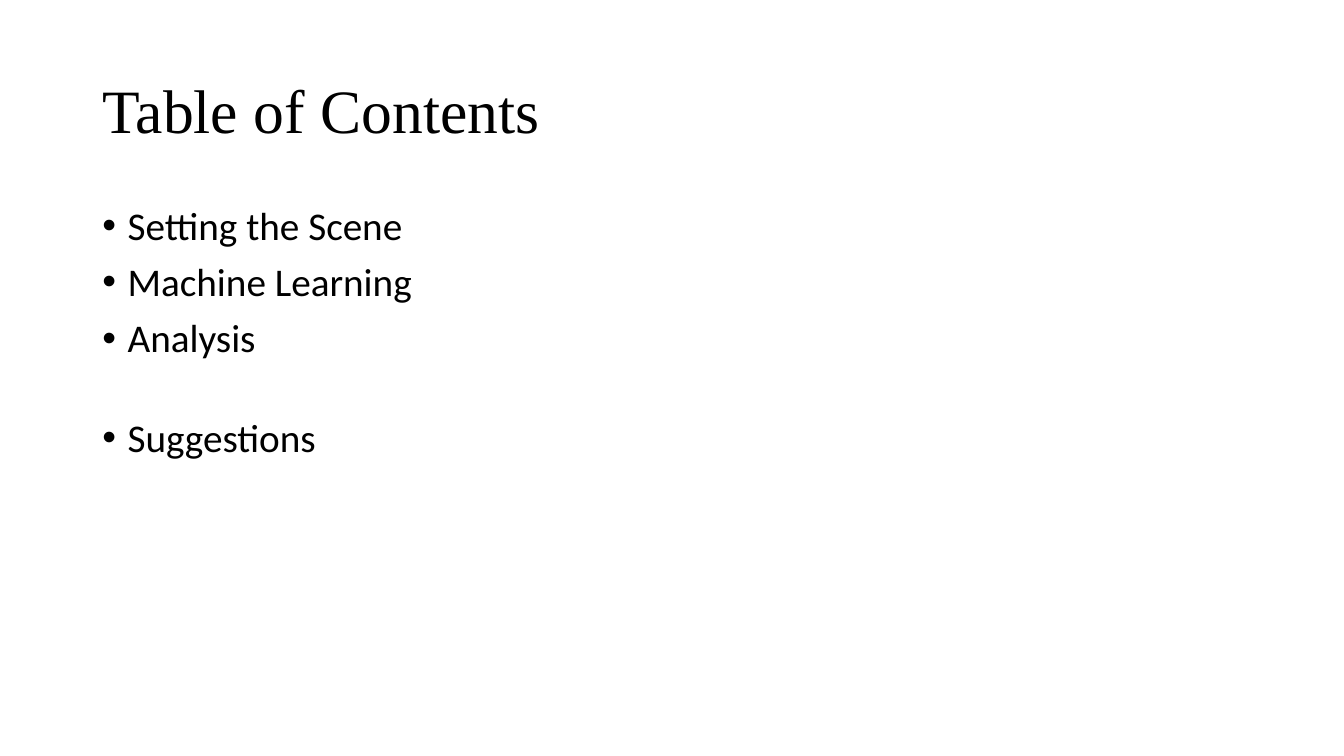
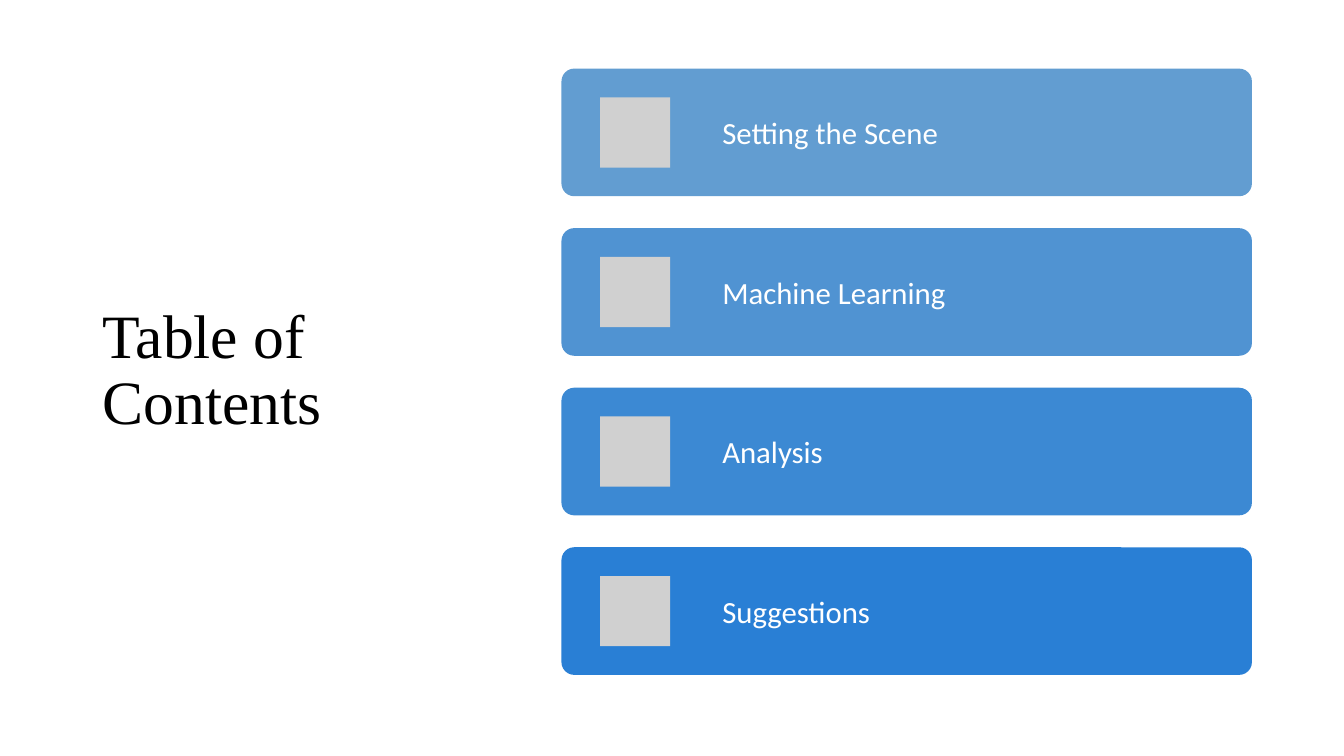
Before and after one commit to Natedogg373/CarMax_Analytics, a slide deck: slide 2 of CarMax Analytics Showcase.pptx. Drawn at 1344x756 pixels with LibreOffice and Linux fonts; fonts in the diff are those of the drawing; grey boxes stand for pictures. Boxes give left, top, right and bottom in pixels: in the first picture for what was removed or moved away, otherwise in the second. Text is boxed around its words. In the diff, an @@ line names an element or a change of style, - is before the commit and + after.

```diff
--- a/CarMax Analytics Showcase.pptx
+++ b/CarMax Analytics Showcase.pptx
@@ title "Table of Contents" rewrapped from [102, 89, 539, 134] to [102, 314, 321, 425] @@
@@ text removed at [128, 212, 412, 459] @@
-• Setting the Scene
-• Machine Learning
-• Analysis
-• Suggestions
@@ group added at [562, 69, 1252, 676]: 4 rounded rectangles, 4 pictures, 4 texts @@
+Setting the Scene
+Machine Learning
+Analysis
+Suggestions
```
Also in this commit, not shown: 11 other slides changed, 3 slides added, 3 slides removed.
